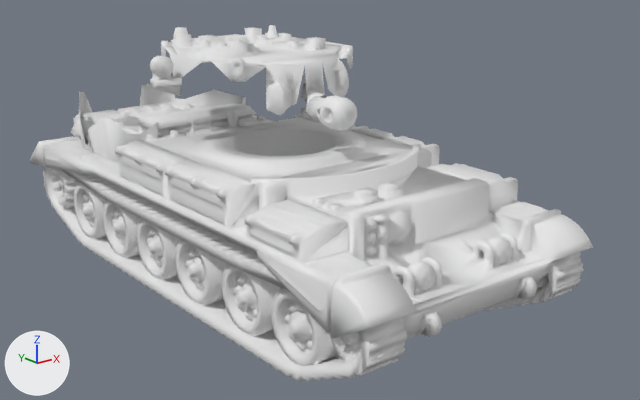
Two versions of the glTF model public/models/tanks/community/recovered/challenger_cruiser.glb, one commit apart.
Rendered twice from a camera (50 mm lens) standing at (-42.4, -117.7, 40.0) and looking at (16.9, -43.6, 10.4). The lights are fixed; the arrows at lower left show +X, +Y and +Z. The first picture is the older version. Where no turn or scale is listed for an object, it has been applied to the vertices.

Objects in the first picture: 'HullMesh', 'PrintSpares', 'TurretMesh'.
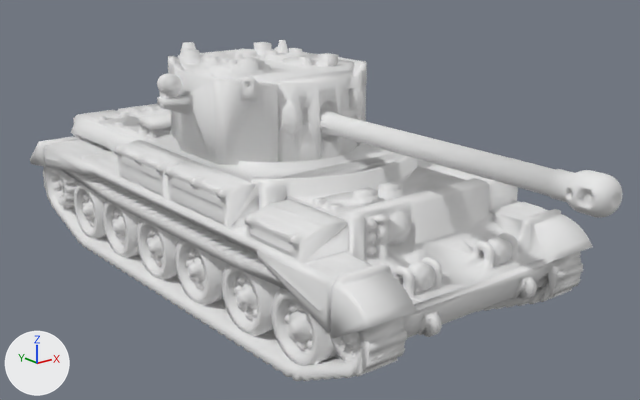
ob_turret is not drawn itself; it is the parent of ob_turretmesh.

Boxes [x1, y1, x2, y2] around the edits, measured in the pictures (640 x 400 px):
'TurretMesh.001', added
    after: [157, 40, 623, 218]
'TurretMesh', no longer drawn
    before: [150, 25, 357, 131]
'PrintSpares', deleted
    before: [78, 83, 246, 162]

The edits, one by one:
Mesh me_turretmesh_1 is new.
It has 6138 vertices, 12272 faces and spans x 2.0..25.5, y -81.6..-22.0, z 7.2..26.4.
It uses material mat_recoveredpaint (white #e7e7e7).
Object 'PrintSpares' (ob_printspares) is deleted.
Object 'Turret' (ob_turret) moves from (15.2, -14.5, 14.4) to (15.2, -37.03, 15.5).
In object 'TurretMesh' (ob_turretmesh), parent is no longer ob_turret.
Object 'TurretMesh' (ob_turretmesh) now shows nothing instead of me_turretmesh.
Object 'TurretMesh' (ob_turretmesh) moves from (-15.2, 14.5, -14.4) to (0.0, 0.0, 0.0).
Object 'TurretMesh.001' (ob_turretmesh_001) is new; it shows me_turretmesh_1.
Its location is (0.0, 0.0, 0.0).
